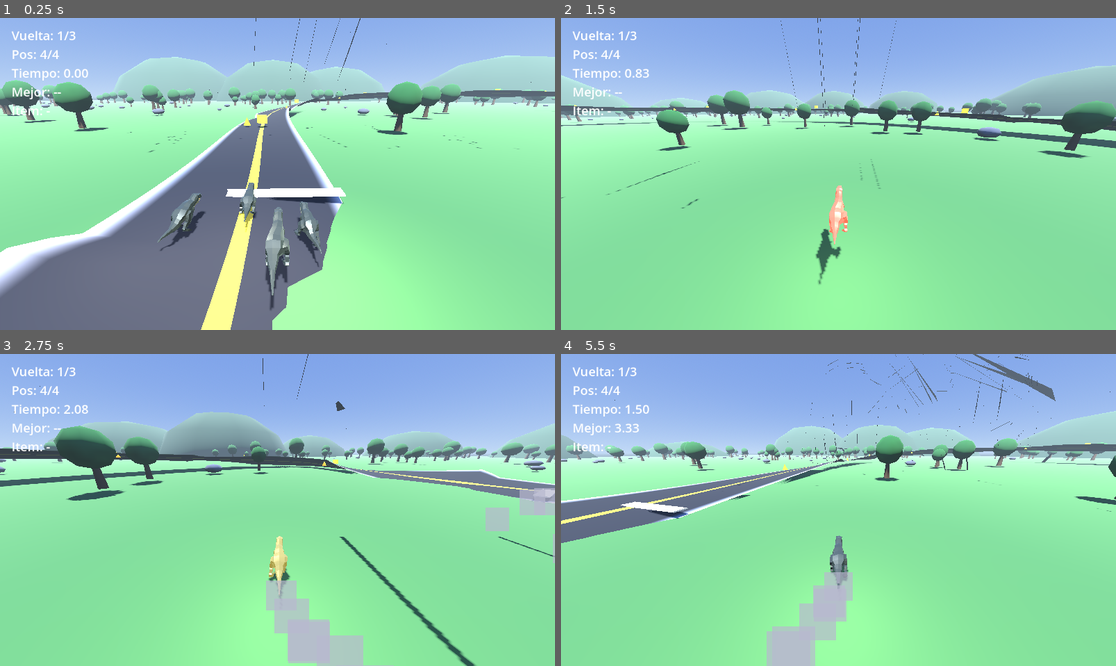
Above: before the commit, frames 1-4 (two rows, left to right).
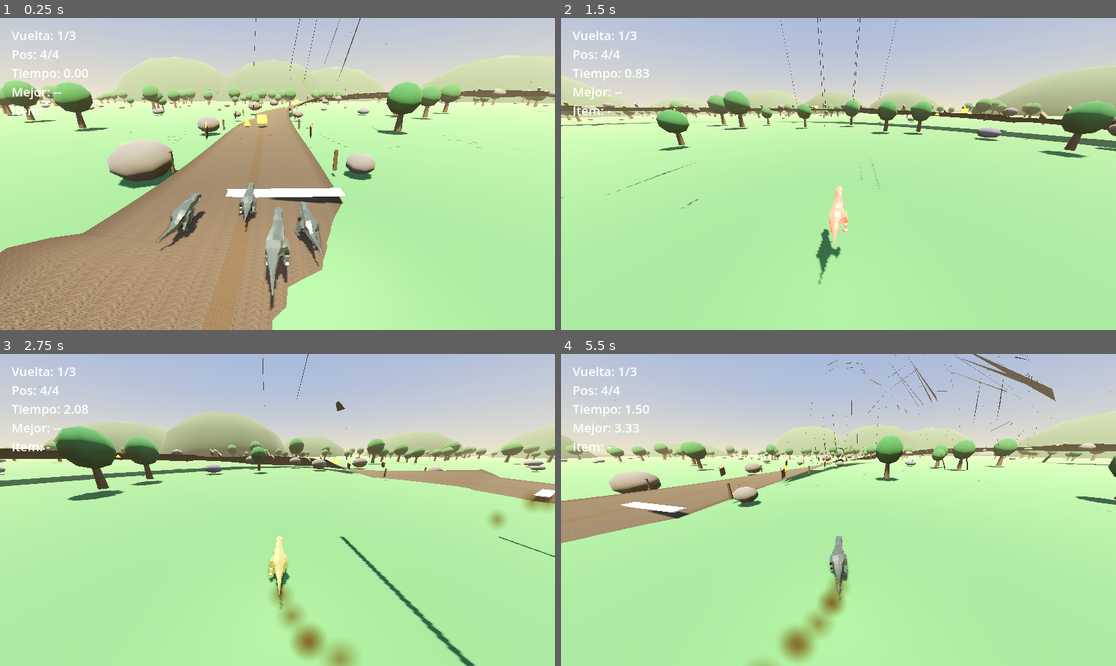
Above: after the commit, the same moments.

Repository: antoniojmonge/dinogame
Game: Godot game, scene res://scenes/main.tscn
The game is run twice, just before and just after one commit, with the same random seed, the same clock (stepped at 60 frames per second) and the same inputs.
Inputs:
- Up to frame 1 (0.25 s): no input
- Up to frame 2 (1.5 s): hold D (move_right) 0.53-1.28 s; hold Shift (drift) 0.53-1.28 s; tap Space (jump) at 0.77 s; hold A (move_left) from 1.28 s (still down); tap E (ability) at 1.35 s
- Up to frame 3 (2.75 s): tap Space (jump) at 1.52 s; tap Shift (drift) at 1.55 s; release A (move_left) at 2.03 s; hold D (move_right) from 2.03 s (still down); hold Shift (drift) from 2.03 s (still down)
- Up to frame 4 (5.5 s): release Shift (drift) at 2.78 s; tap F (use_item) at 2.85 s; tap Space (jump) at 3.02, 3.77, 4.52 s; tap Shift (drift) at 3.05, 4.55 s; release D (move_right) at 3.53 s; hold Shift (drift) 3.53-4.28 s; hold A (move_left) from 3.53 s (still down); tap E (ability) at 4.35 s; hold Shift (drift) from 5.03 s (still down)

The runs differ from the first frame. In frame 1, 94% of the frame differs, in the area x 0-100%, y 0-100%; in frame 2, 98%; in frame 3, 97%; in frame 4, 99%.

Commit message:
Estetica jurasica: pista de tierra, postes, rocas y ambiente
- Pista con material de tierra/lodo (ruido PBR + normal map) por vertices

- Bordes con postes de madera + cuerdas y rocas rusticas (MultiMesh)

- Particulas de polvo marron con textura suave al correr/turbo/derrapar

- Environment: niebla calida, SSAO, glow y sol mas calido

Diff:
--- a/scenes/dino.tscn
+++ b/scenes/dino.tscn
@@ -15,13 +15,13 @@
 gravity = Vector3(0, 3, 0)
 scale_min = 0.3
 scale_max = 0.8
-color = Color(0.85, 0.85, 0.9, 1)
+color = Color(0.62, 0.5, 0.34, 1)
 
 [sub_resource type="StandardMaterial3D" id="StandardMaterial3D_smoke"]
 transparency = 1
 shading_mode = 0
 billboard_mode = 3
-albedo_color = Color(0.85, 0.85, 0.9, 0.7)
+albedo_color = Color(0.6, 0.48, 0.32, 0.7)
 vertex_color_use_as_albedo = true
 
 [sub_resource type="QuadMesh" id="QuadMesh_smoke"]
@@ -56,5 +56,5 @@
 
 [node name="FillLight" type="OmniLight3D" parent="."]
 transform = Transform3D(1, 0, 0, 0, 1, 0, 0, 0, 1, 0, 2.5, 2.5)
-light_energy = 1.2
-omni_range = 12.0
+light_energy = 0.5
+omni_range = 8.0
--- a/scenes/finish_line.tscn
+++ b/scenes/finish_line.tscn
@@ -6,9 +6,9 @@
 size = Vector3(11, 0.1, 1.0)
 
 [sub_resource type="StandardMaterial3D" id="StandardMaterial3D_finish"]
-albedo_color = Color(0.95, 0.95, 0.95, 1)
+albedo_color = Color(0.9, 0.88, 0.82, 1)
 emission_enabled = true
-emission = Color(0.55, 0.55, 0.55, 1)
+emission = Color(0.3, 0.3, 0.3, 1)
 
 [sub_resource type="BoxShape3D" id="BoxShape3D_finish"]
 size = Vector3(11, 3, 1.4)
--- a/scenes/main.tscn
+++ b/scenes/main.tscn
@@ -5,10 +5,10 @@
 [ext_resource type="Script" path="res://scripts/race_manager.gd" id="3_race"]
 
 [sub_resource type="ProceduralSkyMaterial" id="ProceduralSkyMaterial_1"]
-sky_top_color = Color(0.3, 0.5, 0.9, 1)
-sky_horizon_color = Color(0.78, 0.87, 0.98, 1)
-ground_bottom_color = Color(0.22, 0.32, 0.26, 1)
-ground_horizon_color = Color(0.78, 0.87, 0.98, 1)
+sky_top_color = Color(0.38, 0.52, 0.78, 1)
+sky_horizon_color = Color(0.86, 0.81, 0.68, 1)
+ground_bottom_color = Color(0.3, 0.28, 0.2, 1)
+ground_horizon_color = Color(0.86, 0.81, 0.68, 1)
 
 [sub_resource type="Sky" id="Sky_1"]
 sky_material = SubResource("ProceduralSkyMaterial_1")
@@ -18,10 +18,19 @@
 sky = SubResource("Sky_1")
 ambient_light_source = 3
 ambient_light_energy = 1.0
+ambient_light_sky_contribution = 0.6
 fog_enabled = true
-fog_light_color = Color(0.72, 0.82, 0.93, 1)
-fog_density = 0.0015
-fog_sky_affect = 0.3
+fog_light_color = Color(0.84, 0.76, 0.6, 1)
+fog_density = 0.0009
+fog_sky_affect = 0.15
+ssao_enabled = true
+ssao_radius = 1.5
+ssao_intensity = 2.5
+glow_enabled = true
+glow_intensity = 0.5
+glow_bloom = 0.05
+glow_hdr_threshold = 1.2
+tonemap_mode = 2
 
 [sub_resource type="PlaneMesh" id="PlaneMesh_ground"]
 size = Vector2(800, 800)
@@ -40,7 +49,8 @@
 [node name="Sun" type="DirectionalLight3D" parent="."]
 transform = Transform3D(1, 0, 0, 0, 0.3304, 0.9437, 0, -0.9437, 0.3304, 0, 20, 0)
 shadow_enabled = true
-light_energy = 1.3
+light_energy = 1.4
+light_color = Color(1, 0.95, 0.85, 1)
 
 [node name="Ground" type="StaticBody3D" parent="."]
 
--- a/scenes/rival.tscn
+++ b/scenes/rival.tscn
@@ -6,6 +6,26 @@
 [sub_resource type="CapsuleShape3D" id="CapsuleShape3D_body"]
 radius = 0.9
 height = 3.4
+
+[sub_resource type="ParticleProcessMaterial" id="ParticleProcessMaterial_smoke"]
+direction = Vector3(0, 1, 0)
+spread = 32.0
+initial_velocity_min = 1.5
+initial_velocity_max = 3.5
+gravity = Vector3(0, 3, 0)
+scale_min = 0.3
+scale_max = 0.8
+color = Color(0.62, 0.5, 0.34, 1)
+
+[sub_resource type="StandardMaterial3D" id="StandardMaterial3D_smoke"]
+transparency = 1
+shading_mode = 0
+billboard_mode = 3
+albedo_color = Color(0.6, 0.48, 0.32, 0.7)
+vertex_color_use_as_albedo = true
+
+[sub_resource type="QuadMesh" id="QuadMesh_smoke"]
+material = SubResource("StandardMaterial3D_smoke")
 
 [node name="Rival" type="CharacterBody3D"]
 script = ExtResource("1_rival")
@@ -17,7 +37,16 @@
 transform = Transform3D(1, 0, 0, 0, 1, 0, 0, 0, 1, 0, 1.7, 0)
 shape = SubResource("CapsuleShape3D_body")
 
+[node name="DriftSmoke" type="GPUParticles3D" parent="."]
+transform = Transform3D(1, 0, 0, 0, 1, 0, 0, 0, 1, 0, 0.6, 1.4)
+emitting = false
+amount = 20
+lifetime = 0.7
+local_coords = false
+process_material = SubResource("ParticleProcessMaterial_smoke")
+draw_pass_1 = SubResource("QuadMesh_smoke")
+
 [node name="FillLight" type="OmniLight3D" parent="."]
 transform = Transform3D(1, 0, 0, 0, 1, 0, 0, 0, 1, 0, 2.5, 2.5)
-light_energy = 1.0
-omni_range = 10.0
+light_energy = 0.5
+omni_range = 8.0
--- a/scenes/velociraptor.tscn
+++ b/scenes/velociraptor.tscn
@@ -15,13 +15,13 @@
 gravity = Vector3(0, 3, 0)
 scale_min = 0.3
 scale_max = 0.8
-color = Color(0.85, 0.85, 0.9, 1)
+color = Color(0.62, 0.5, 0.34, 1)
 
 [sub_resource type="StandardMaterial3D" id="StandardMaterial3D_smoke"]
 transparency = 1
 shading_mode = 0
 billboard_mode = 3
-albedo_color = Color(0.85, 0.85, 0.9, 0.7)
+albedo_color = Color(0.6, 0.48, 0.32, 0.7)
 vertex_color_use_as_albedo = true
 
 [sub_resource type="QuadMesh" id="QuadMesh_smoke"]
@@ -56,5 +56,5 @@
 
 [node name="FillLight" type="OmniLight3D" parent="."]
 transform = Transform3D(1, 0, 0, 0, 1, 0, 0, 0, 1, 0, 2.5, 2.5)
-light_energy = 1.2
-omni_range = 12.0
+light_energy = 0.5
+omni_range = 8.0
--- a/scripts/dino_base.gd
+++ b/scripts/dino_base.gd
@@ -64,8 +64,33 @@
 		add_to_group("player")
 	_setup_animations()
 	_apply_materials()
+	_setup_smoke()
 	up_direction = up_dir
 	floor_max_angle = deg_to_rad(85.0)
+
+
+func _setup_smoke() -> void:
+	if smoke == null:
+		return
+	var mesh := smoke.draw_pass_1
+	if mesh is QuadMesh:
+		var m: Material = mesh.material
+		if m is StandardMaterial3D:
+			m.albedo_texture = _make_puff_texture()
+
+
+func _make_puff_texture() -> GradientTexture2D:
+	var g := Gradient.new()
+	g.set_color(0, Color(1, 1, 1, 1))
+	g.set_color(1, Color(1, 1, 1, 0))
+	var t := GradientTexture2D.new()
+	t.gradient = g
+	t.fill = GradientTexture2D.FILL_RADIAL
+	t.fill_from = Vector2(0.5, 0.5)
+	t.fill_to = Vector2(1.0, 0.5)
+	t.width = 64
+	t.height = 64
+	return t
 
 
 # --- Ganchos para subclases ---
@@ -350,7 +375,7 @@
 		m.emission = col
 		m.emission_energy_multiplier = energy
 	if smoke != null:
-		smoke.emitting = _drifting
+		smoke.emitting = _drifting or _boost_timer > 0.0 or (is_on_floor() and speed > max_speed * 0.75)
 	Sfx.set_drift(_drifting)
 
 
--- a/scripts/track.gd
+++ b/scripts/track.gd
@@ -17,9 +17,9 @@
 @export var tree_count := 260
 @export var rock_count := 80
 
-const ROAD_COLOR := Color(0.15, 0.15, 0.17)
-const CURB_COLOR := Color(0.9, 0.9, 0.92)
-const LANE_COLOR := Color(0.85, 0.75, 0.2)
+const ROAD_COLOR := Color(1.0, 1.0, 1.0)
+const CURB_COLOR := Color(0.8, 0.72, 0.57)
+const LANE_COLOR := Color(1.0, 0.93, 0.7)
 
 var _curve: Curve3D
 var _path := PackedVector3Array()
@@ -37,6 +37,7 @@
 	_build_rivals()
 	if build_scenery:
 		_build_scenery()
+	_build_edge_decor()
 
 
 func _build_path() -> void:
@@ -186,11 +187,7 @@
 	var mi := MeshInstance3D.new()
 	mi.name = "Road"
 	mi.mesh = mesh
-	var mat := StandardMaterial3D.new()
-	mat.vertex_color_use_as_albedo = true
-	mat.cull_mode = BaseMaterial3D.CULL_DISABLED
-	mat.roughness = 0.9
-	mi.material_override = mat
+	mi.material_override = _make_road_material()
 	add_child(mi)
 	mi.create_trimesh_collision()
 	for child in mi.get_children():
@@ -239,6 +236,158 @@
 		var box: Node3D = scene.instantiate()
 		add_child(box)
 		box.global_position = xf.origin + Vector3(0, 1.4, 0)
+
+
+func _make_road_material() -> StandardMaterial3D:
+	var noise := FastNoiseLite.new()
+	noise.noise_type = FastNoiseLite.TYPE_SIMPLEX_SMOOTH
+	noise.frequency = 0.03
+	noise.fractal_octaves = 5
+	noise.fractal_gain = 0.5
+
+	var albedo := NoiseTexture2D.new()
+	albedo.noise = noise
+	albedo.width = 256
+	albedo.height = 256
+	albedo.seamless = true
+
+	var nrm := NoiseTexture2D.new()
+	nrm.noise = noise
+	nrm.width = 256
+	nrm.height = 256
+	nrm.seamless = true
+	nrm.as_normal_map = true
+	nrm.bump_strength = 3.0
+
+	var mat := StandardMaterial3D.new()
+	mat.albedo_color = Color(0.52, 0.4, 0.26)
+	mat.albedo_texture = albedo
+	mat.normal_enabled = true
+	mat.normal_texture = nrm
+	mat.normal_scale = 1.4
+	mat.roughness = 1.0
+	mat.metallic = 0.0
+	mat.uv1_scale = Vector3(6, 6, 1)
+	mat.vertex_color_use_as_albedo = true
+	mat.cull_mode = BaseMaterial3D.CULL_DISABLED
+	return mat
+
+
+func _build_edge_decor() -> void:
+	var total := _curve.get_baked_length()
+	var count := 26
+	var half := road_width * 0.5
+
+	var post_mesh := CylinderMesh.new()
+	post_mesh.top_radius = 0.14
+	post_mesh.bottom_radius = 0.17
+	post_mesh.height = 1.6
+	post_mesh.radial_segments = 6
+	var rope_mesh := CylinderMesh.new()
+	rope_mesh.top_radius = 0.05
+	rope_mesh.bottom_radius = 0.05
+	rope_mesh.height = 1.0
+	rope_mesh.radial_segments = 5
+	var rock_mesh := SphereMesh.new()
+	rock_mesh.radius = 1.0
+	rock_mesh.height = 1.7
+	rock_mesh.radial_segments = 8
+	rock_mesh.rings = 4
+
+	var post_mm := MultiMesh.new()
+	post_mm.transform_format = MultiMesh.TRANSFORM_3D
+	post_mm.mesh = post_mesh
+	var rope_mm := MultiMesh.new()
+	rope_mm.transform_format = MultiMesh.TRANSFORM_3D
+	rope_mm.mesh = rope_mesh
+	var rock_mm := MultiMesh.new()
+	rock_mm.transform_format = MultiMesh.TRANSFORM_3D
+	rock_mm.mesh = rock_mesh
+
+	var rng := RandomNumberGenerator.new()
+	rng.seed = 4242
+
+	var left_tops := []
+	var right_tops := []
+	var rock_tfs := []
+	for i in count:
+		var t := (float(i) + 0.5) / float(count)
+		var xf := _curve.sample_baked_with_rotation(t * total, true, true)
+		var right := xf.basis.x.normalized()
+		for side in [-1.0, 1.0]:
+			var sf: float = side
+			var base: Vector3 = xf.origin + right * sf * (half + 0.7)
+			var top: Vector3 = base + Vector3.UP * 1.6
+			if sf < 0.0:
+				left_tops.append(top)
+			else:
+				right_tops.append(top)
+			if rng.randf() < 0.6:
+				var s := rng.randf_range(1.0, 2.4)
+				var off: float = (half + 1.9 + rng.randf_range(0.0, 2.5)) * sf
+				var rpos: Vector3 = xf.origin + right * off + Vector3(0, s * 0.45, 0)
+				rock_tfs.append(Transform3D(Basis().scaled(Vector3(s, s * 0.8, s)), rpos))
+
+	var post_tfs := []
+	var rope_tfs := []
+	for tops in [left_tops, right_tops]:
+		var arr: Array = tops
+		for i in arr.size():
+			var top: Vector3 = arr[i]
+			post_tfs.append(Transform3D(Basis(), top - Vector3(0, 0.8, 0)))
+			if i > 0:
+				rope_tfs.append(_rope_transform(arr[i - 1], top))
+
+	_fill_multimesh(post_mm, post_tfs)
+	_fill_multimesh(rope_mm, rope_tfs)
+	_fill_multimesh(rock_mm, rock_tfs)
+
+	var post_inst := MultiMeshInstance3D.new()
+	post_inst.name = "Posts"
+	post_inst.multimesh = post_mm
+	var post_mat := StandardMaterial3D.new()
+	post_mat.albedo_color = Color(0.34, 0.24, 0.14)
+	post_inst.material_override = post_mat
+	add_child(post_inst)
+
+	var rope_inst := MultiMeshInstance3D.new()
+	rope_inst.name = "Ropes"
+	rope_inst.multimesh = rope_mm
+	var rope_mat := StandardMaterial3D.new()
+	rope_mat.albedo_color = Color(0.5, 0.4, 0.26)
+	rope_inst.material_override = rope_mat
+	add_child(rope_inst)
+
+	var rock_inst := MultiMeshInstance3D.new()
+	rock_inst.name = "EdgeRocks"
+	rock_inst.multimesh = rock_mm
+	var rock_mat := StandardMaterial3D.new()
+	rock_mat.albedo_color = Color(0.46, 0.42, 0.37)
+	rock_mat.roughness = 1.0
+	rock_inst.material_override = rock_mat
+	add_child(rock_inst)
+
+
+func _fill_multimesh(mm: MultiMesh, tfs: Array) -> void:
+	mm.instance_count = tfs.size()
+	for i in tfs.size():
+		mm.set_instance_transform(i, tfs[i])
+
+
+func _rope_transform(a: Vector3, b: Vector3) -> Transform3D:
+	var mid := (a + b) * 0.5
+	var d := b - a
+	var len := d.length()
+	if len < 0.001:
+		return Transform3D()
+	var y := d / len
+	var x := Vector3.UP.cross(y)
+	if x.length() < 0.001:
+		x = Vector3.RIGHT
+	x = x.normalized()
+	var z := x.cross(y).normalized()
+	var basis := Basis(x, y, z).scaled(Vector3(1.0, len, 1.0))
+	return Transform3D(basis, mid)
 
 
 func _build_scenery() -> void:
Not shown: 1 places in scenes/rival.tscn that only renumber resources
